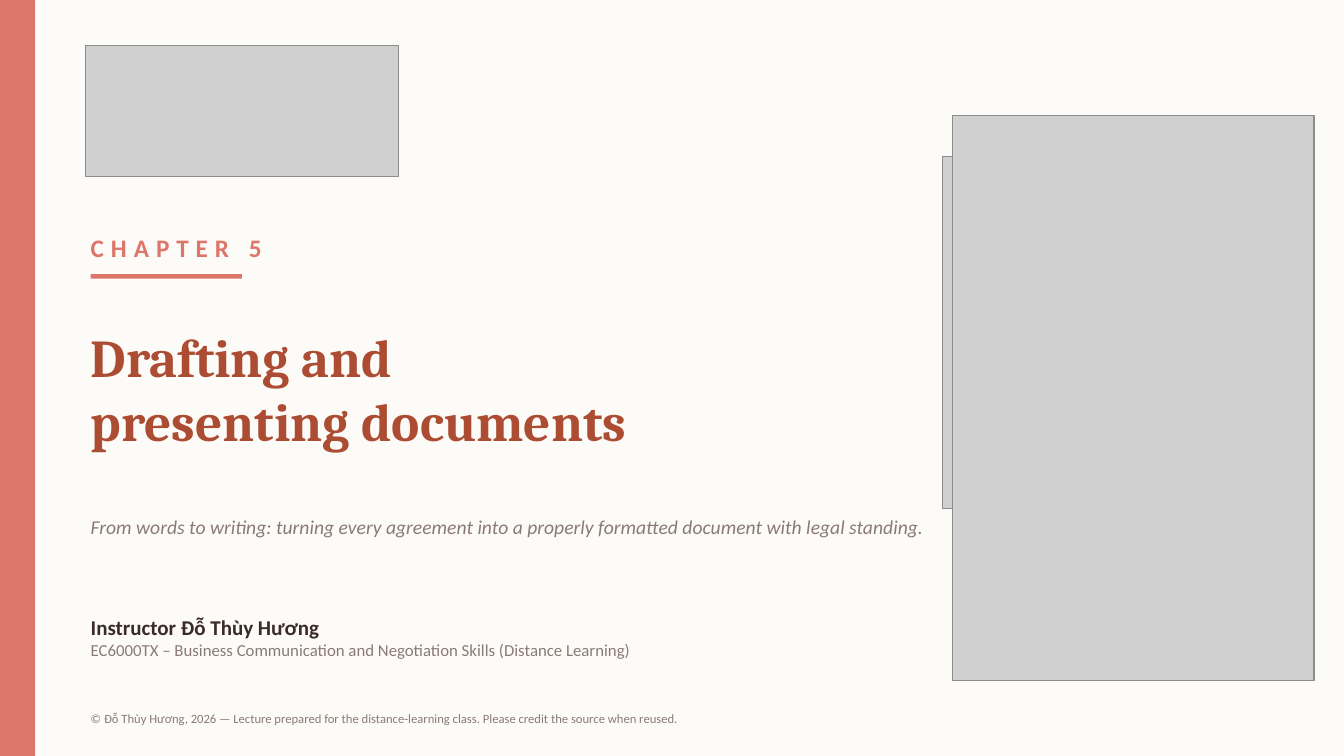
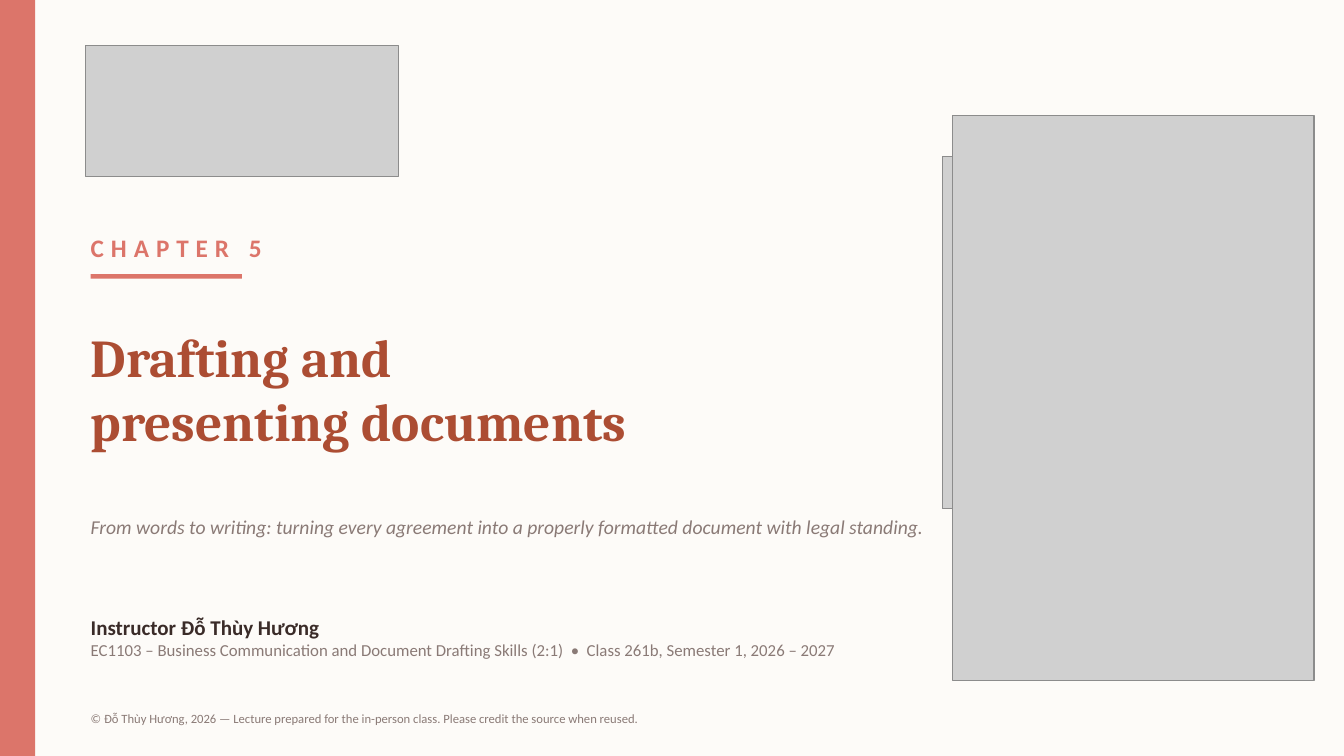
Before and after one commit to thuyhuongctu/ComDraft, a slide deck: slide 1 of slides/05-soan-thao-van-ban.en.pptx. Drawn at 1344x756 pixels with LibreOffice and Linux fonts; fonts in the diff are those of the drawing; grey boxes stand for pictures. Boxes give left, top, right and bottom in pixels: in the first picture for what was removed or moved away, otherwise in the second. Text is boxed around its words. In the diff, an @@ line names an element or a change of style, - is before the commit and + after.

```diff
--- a/slides/05-soan-thao-van-ban.en.pptx
+++ b/slides/05-soan-thao-van-ban.en.pptx
@@ text at (x1=91, y1=644, x2=835, y2=659): text changed @@
-EC6000TX – Business Communication and Negotiation Skills (Distance Learning)
+EC1103 – Business Communication and Document Drafting Skills (2:1) • Class 261b, Semester 1, 2026 – 2027
@@ text at (x1=104, y1=713, x2=638, y2=725): text changed @@
-© Đỗ Thùy Hương, 2026 — Lecture prepared for the distance-learning class. Please credit the source when reused.
+© Đỗ Thùy Hương, 2026 — Lecture prepared for the in-person class. Please credit the source when reused.
```
Also in this commit, not shown: 20 other slides changed, 42 other files.
